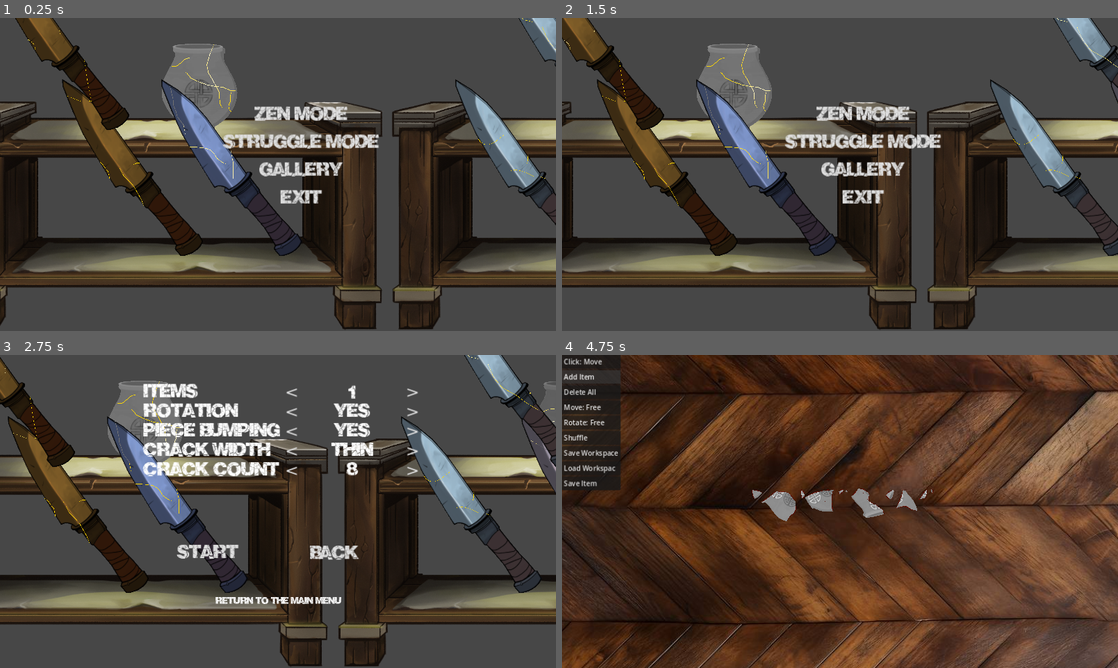
Above: before the commit, frames 1-4 (two rows, left to right).
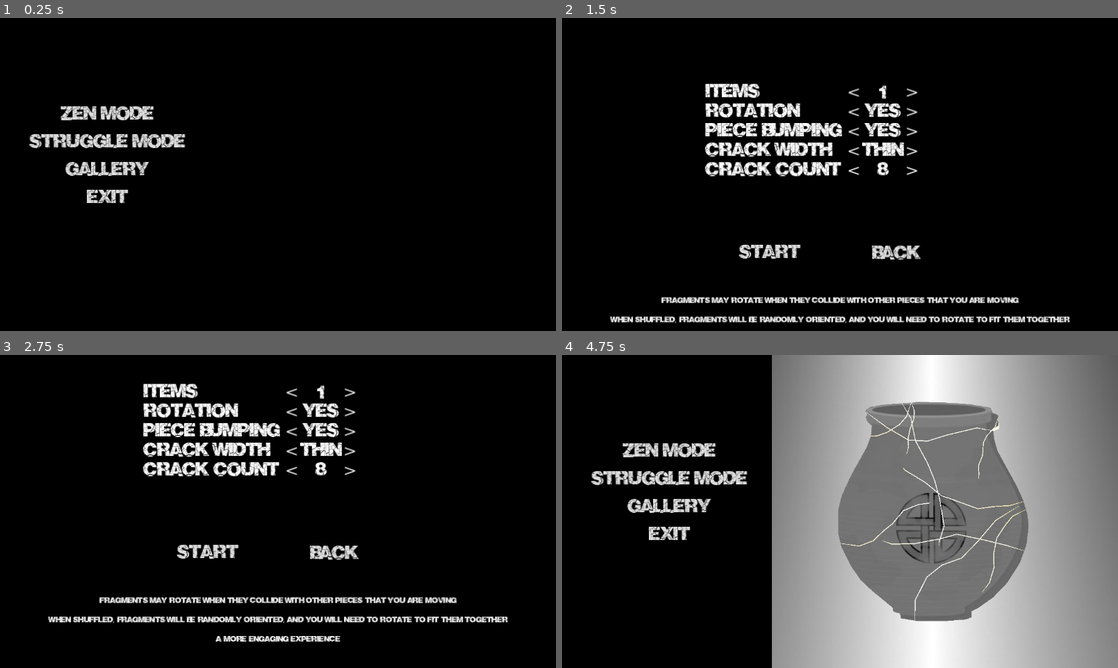
Above: after the commit, the same moments.

Repository: feyrkh/Exploratory
Game: Godot game, scene res://menu/main/TitleScreen.tscn
Same seed, same stepped clock (60 frames per second), same inputs: the game is played once before the commit and once after it.
Inputs (mouse positions are in pixels of both pictures, inside the frame that each line leads up to):
- Up to frame 1 (0.25 s): no input
- Up to frame 2 (1.5 s): click "Zen Mode" at 0.5 s; click (901, 218) at 1.25 s, where only the run before the commit has a clickable "Back"
- Up to frame 3 (2.75 s): click (300, 480) at 2 s, where only the run before the commit has a clickable "Struggle Mode"
- Up to frame 4 (4.75 s): click "Start" at 2.75 s; click (589, 376) at 3.5 s, where only the run before the commit has a clickable "Add Item"; tap Enter at 4.25 s; drag from (840, 455) to (589, 376) at 4.27 s

The runs differ from the first frame. In frame 1, 94% of the frame differs, in the area x 0-100%, y 0-100%; in frame 2, 94%; in frame 3, 92%; in frame 4, 99%.

Commit message:
New title screen

Diff:
--- a/menu/main/DemoTable.gd
+++ b/menu/main/DemoTable.gd
@@ -5,6 +5,7 @@
 var should_load_slowly = true
 
 func _ready():
+	Global.cleanup_all_items.connect(func():self.free())
 	var noise:FastNoiseLite = null
 	noise = FastNoiseLite.new()
 	noise.noise_type = FastNoiseLite.TYPE_PERLIN
@@ -14,7 +15,6 @@
 	noise.fractal_octaves = 8
 	noise.fractal_type = FastNoiseLite.FRACTAL_FBM
 	noise.seed = randf()
-	var tree_to_use
 	var num_items = randi_range(2, NUM_SLOTS)
 	num_items=NUM_SLOTS
 	var start_slot = randi_range(0, NUM_SLOTS-1)
--- a/menu/main/TitleScreen.gd
+++ b/menu/main/TitleScreen.gd
@@ -2,7 +2,7 @@
 
 const SETTINGS_PATH := "user://settings.cfg"
 
-var tables = []
+#var tables = []
 
 enum CrackWidth {HAIRLINE, THIN, MEDIUM, THICK}
 const crack_widths = {
@@ -35,20 +35,36 @@
 var config_file := ConfigFile.new()
 var mode := "zen"
 
+var next_bounding_box
+
+@onready var subviewport = find_child("SubViewport")
+@onready var spawn_start = find_child("ItemSpawn").global_position
+@onready var demo_start_pos = find_child("SubViewportContainer").position
+@onready var main_menu_start_pos = find_child("MainMenu").position
+@onready var option_menu_start_pos = find_child("OptionsContainer").position
+
+var demo_tween:Tween
+
+const LIT_TIME := 10
+
 # Called when the node enters the scene tree for the first time.
 func _ready():
+	subviewport.world_2d = get_world_2d()
+	#find_child("DisplayCamera").global_position = find_child("ItemSpawn").global_position
 	find_child("ContinueButton").visible = FileAccess.file_exists("user://save.dat")
 	find_child("MainMenu").visible = true
 	find_child("OptionsContainer").visible = false
 	load_config()
 	update_labels()
-	var offset = randi_range(800, 1000)
-	for i in range(5):
-		var new_table = load("res://menu/main/DemoTable.tscn").instantiate()
-		new_table.should_load_slowly = i > 2
-		add_child(new_table)
-		new_table.position = Vector2(i * 1000 + offset, 0)
-		tables.append(new_table)
+	await prepare_next_item(false)
+	update_item()
+	#var offset = randi_range(800, 1000)
+	#for i in range(5):
+		#var new_table = load("res://menu/main/DemoTable.tscn").instantiate()
+		#new_table.should_load_slowly = i > 2
+		#add_child(new_table)
+		#new_table.position = Vector2(i * 1000 + offset, 0)
+		#tables.append(new_table)
 
 func _unhandled_key_input(event):
 	if event.is_action_pressed("ui_cancel") and find_child("OptionsContainer").visible:
@@ -71,11 +87,12 @@
 	config_file.save(SETTINGS_PATH)
 
 func _process(delta):
-	if tables[0].position.x < -1000:
-		tables[0].position = Vector2(tables[0].position.x + ((tables.size()) * 1000), 0)
-		#tables.append(new_table)
-		#tables[0].queue_free()
-		tables.append(tables.pop_front())
+	pass
+	#if tables[0].position.x < -1000:
+		#tables[0].position = Vector2(tables[0].position.x + ((tables.size()) * 1000), 0)
+		##tables.append(new_table)
+		##tables[0].queue_free()
+		#tables.append(tables.pop_front())
 
 func _on_exit_button_pressed():
 	get_tree().quit()
@@ -135,8 +152,9 @@
 	update_labels()
 
 func _on_back_button_pressed():
+	restore_demo_view()
 	save_config()
-	find_child("OptionsContainer").visible = false
+	#find_child("OptionsContainer").visible = false
 	find_child("MainMenu").visible = true
 
 func _on_zen_button_pressed():
@@ -148,10 +166,11 @@
 	load_options_menu()
 
 func load_options_menu():
+	hide_demo_view()
 	load_config()
 	update_labels()
 	find_child("OptionsContainer").visible = true
-	find_child("MainMenu").visible = false
+	#find_child("MainMenu").visible = false
 
 func _on_start_button_pressed():
 	save_config()
@@ -230,3 +249,100 @@
 func _on_continue_button_pressed():
 	Global.next_scene_settings = {"mode":"continue"}
 	Global.change_scene("res://pottery/CleaningTable.tscn")
+
+func update_item():
+	var coverup = find_child("Coverup")
+	var display_area_size = coverup.get_rect()
+	if coverup.modulate.a == 0:
+		print("Fading out")
+		var tween = create_tween()
+		tween.tween_property(coverup, "modulate", Color(0, 0, 0, 1), 2.0).set_delay(1)
+		await tween.finished
+	for child in find_child("ItemSpawn").get_children():
+		child.queue_free()
+	transfer_prepared_item()
+
+	var tween = create_tween()
+	tween.tween_property(coverup, "modulate", Color(0, 0, 0, 0.0), 2.0).set_delay(1)
+	print("Fading in")
+	prepare_next_item()
+	await tween.finished
+	var timer := get_tree().create_timer(LIT_TIME)
+	await timer.timeout
+	call_deferred("update_item")
+
+func prepare_next_item(load_slowly=true):
+	var noise:FastNoiseLite = null
+	noise = FastNoiseLite.new()
+	noise.noise_type = FastNoiseLite.TYPE_PERLIN
+	noise.frequency = 0.1
+	noise.fractal_lacunarity = 2
+	noise.fractal_gain = 0.5
+	noise.fractal_octaves = 8
+	noise.fractal_type = FastNoiseLite.FRACTAL_FBM
+	noise.seed = randf()
+	var item := await ItemBuilder.build_random_item(null, load_slowly, noise if randf() < 0.3 else null, randf_range(0.1, 1.0))
+	item.is_display = true
+	find_child("ItemPreparation").add_child(item)
+	item.global_rotation = 0
+	next_bounding_box = item.bounding_box
+	item.position = -(item.bounding_box.size / 2 + item.bounding_box.position)
+
+	for j in range(randi_range(5, 12)):
+		item.random_scar()
+	if load_slowly: await(get_tree().process_frame)
+	await item.try_shatter(randf_range(0.5, 1.5), load_slowly)
+	if load_slowly: await(get_tree().process_frame)
+	for i in find_child("ItemPreparation").get_children():
+		if is_instance_valid(i) and i is ArcheologyItem:
+			i.build_glue_polygons(i.global_position, 99999999)
+			if load_slowly: await(get_tree().process_frame)
+
+func transfer_prepared_item():
+	var spawn = find_child("ItemSpawn")
+	spawn.global_position = spawn_start
+	var prep = find_child("ItemPreparation")
+	for child in spawn.get_children():
+		child.queue_free()
+	for child in prep.get_children():
+		var pos = child.position
+		prep.remove_child(child)
+		spawn.add_child(child)
+		child.position = pos
+
+	var available_space = Vector2(830, 720)
+	var used_space = next_bounding_box.size
+	var actual_scale = max(used_space.x / available_space.x, used_space.y / available_space.y)
+	var desired_zoom = 0.7 / actual_scale
+	find_child("DisplayCamera").zoom = Vector2(desired_zoom, desired_zoom)
+	var offset = Vector2(randf_range(100, 200), randf_range(100, 200))
+	if randf() < 0.5: offset.x = -offset.x
+	if randf() < 0.5: offset.y = -offset.y
+	find_child("DisplayCamera").global_position = spawn_start# - Vector2(415, 0)
+	#var camera_tween = create_tween()
+	#spawn.global_position = spawn_start - offset
+	#camera_tween.tween_property(spawn, "global_position", spawn_start + offset, LIT_TIME + 6)
+
+func hide_demo_view():
+	if demo_tween != null and demo_tween.is_running():
+		demo_tween.stop()
+	demo_tween = create_tween()
+	demo_tween.set_parallel(true)
+	demo_tween.tween_property(find_child("SubViewportContainer"), "position", Vector2(1280, 0), 1.0)
+	find_child("MainMenu").position = main_menu_start_pos
+	demo_tween.tween_property(find_child("MainMenu"), "position", main_menu_start_pos - Vector2(1280, 0), 1.0)
+	find_child("OptionsContainer").position = option_menu_start_pos + Vector2(0, 1280)
+	demo_tween.tween_property(find_child("OptionsContainer"), "position", option_menu_start_pos, 1.0)
+
+
+func restore_demo_view():
+	if demo_tween != null and demo_tween.is_running():
+		demo_tween.stop()
+	demo_tween = create_tween()
+	demo_tween.set_parallel(true)
+	demo_tween.tween_property(find_child("SubViewportContainer"), "position", demo_start_pos, 1.0)
+	demo_tween.tween_property(find_child("MainMenu"), "position", main_menu_start_pos, 1.0)
+	demo_tween.tween_property(find_child("OptionsContainer"), "position", option_menu_start_pos + Vector2(0, 1280), 1.0)
+
+func show_demo_view():
+	var tween = create_tween()
--- a/menu/main/TitleScreen.tscn
+++ b/menu/main/TitleScreen.tscn
@@ -1,13 +1,73 @@
-[gd_scene load_steps=3 format=3 uid="uid://cf3wlna5ki846"]
+[gd_scene load_steps=5 format=3 uid="uid://cf3wlna5ki846"]
 
 [ext_resource type="Script" path="res://menu/main/TitleScreen.gd" id="1_mpvbx"]
 [ext_resource type="Theme" uid="uid://p7fc7eiwupyw" path="res://theme/main_menu.tres" id="2_7feem"]
+[ext_resource type="Texture2D" uid="uid://b8ahj1h8tttqg" path="res://art/light_cone.png" id="3_y0o7f"]
+
+[sub_resource type="CanvasItemMaterial" id="CanvasItemMaterial_kd5ff"]
+light_mode = 2
 
 [node name="TitleScreen" type="Node2D"]
 script = ExtResource("1_mpvbx")
+metadata/_edit_vertical_guides_ = [450.0]
+
+[node name="SubViewportContainer" type="Control" parent="."]
+layout_mode = 3
+anchors_preset = 0
+offset_right = 40.0
+offset_bottom = 40.0
+
+[node name="VPC" type="SubViewportContainer" parent="SubViewportContainer"]
+offset_left = 215.0
+offset_right = 1495.0
+offset_bottom = 720.0
+
+[node name="SubViewport" type="SubViewport" parent="SubViewportContainer/VPC"]
+handle_input_locally = false
+size = Vector2i(1280, 720)
+render_target_update_mode = 4
+
+[node name="DisplayCamera" type="Camera2D" parent="SubViewportContainer/VPC/SubViewport"]
+position = Vector2(831.245, 2362)
+
+[node name="MenuBackground" type="ColorRect" parent="SubViewportContainer"]
+layout_mode = 2
+offset_left = -10.0
+offset_top = -10.0
+offset_right = 483.0
+offset_bottom = 729.0
+mouse_filter = 2
+color = Color(0, 0, 0, 1)
+
+[node name="DisplayView" type="Node2D" parent="."]
+position = Vector2(504, 2000)
+
+[node name="ColorRect" type="ColorRect" parent="DisplayView"]
+material = SubResource("CanvasItemMaterial_kd5ff")
+offset_left = -498.0
+offset_top = -1025.0
+offset_right = 1210.0
+offset_bottom = 1305.0
+
+[node name="PointLight2D" type="PointLight2D" parent="DisplayView"]
+position = Vector2(343.5, 135.67)
+scale = Vector2(3.31445, 4.48567)
+energy = 0.0
+texture = ExtResource("3_y0o7f")
+height = 350.0
+
+[node name="ItemSpawn" type="Node2D" parent="DisplayView"]
+position = Vector2(327, 363)
+
+[node name="Coverup" type="ColorRect" parent="DisplayView"]
+offset_left = -557.0
+offset_top = -1073.0
+offset_right = 1240.0
+offset_bottom = 1351.0
+mouse_filter = 2
+color = Color(0, 0, 0, 1)
 
 [node name="OptionsContainer" type="Control" parent="."]
-visible = false
 layout_mode = 3
 anchors_preset = 0
 offset_left = 512.0
@@ -16,11 +76,11 @@
 offset_bottom = 684.0
 
 [node name="OptionsGrid" type="GridContainer" parent="OptionsContainer"]
-layout_mode = 0
+layout_mode = 2
 offset_left = -182.0
 offset_top = -619.0
-offset_right = 453.0
-offset_bottom = -25.0
+offset_right = 301.0
+offset_bottom = -353.0
 columns = 4
 metadata/_edit_lock_ = true
 
@@ -168,7 +228,7 @@
 layout_mode = 2
 offset_left = -104.0
 offset_top = -249.0
-offset_right = 36.0
+offset_right = 512.0
 offset_bottom = -210.0
 focus_mode = 0
 theme = ExtResource("2_7feem")
@@ -179,7 +239,7 @@
 layout_mode = 2
 offset_left = 202.0
 offset_top = -247.0
-offset_right = 344.0
+offset_right = 818.0
 offset_bottom = -208.0
 focus_mode = 0
 theme = ExtResource("2_7feem")
@@ -187,20 +247,20 @@
 alignment = 0
 
 [node name="HoverDescription" type="Label" parent="OptionsContainer"]
-layout_mode = 0
+layout_mode = 2
 offset_left = -511.0
 offset_top = -128.0
-offset_right = 2049.0
-offset_bottom = 170.0
-scale = Vector2(0.5, 0.5)
-theme = ExtResource("2_7feem")
+offset_right = 767.0
+offset_bottom = -89.0
+theme = ExtResource("2_7feem")
+theme_override_font_sizes/font_size = 16
 horizontal_alignment = 1
 
 [node name="MainMenu" type="VBoxContainer" parent="."]
-offset_left = 514.0
-offset_top = 193.0
-offset_right = 802.0
-offset_bottom = 509.0
+offset_left = 68.0
+offset_top = 192.0
+offset_right = 426.0
+offset_bottom = 508.0
 
 [node name="ContinueButton" type="Button" parent="MainMenu"]
 custom_minimum_size = Vector2(0, 60)
@@ -249,6 +309,12 @@
 theme = ExtResource("2_7feem")
 text = "Exit"
 metadata/_edit_lock_ = true
+
+[node name="Camera2D" type="Camera2D" parent="."]
+anchor_mode = 0
+
+[node name="ItemPreparation" type="Node2D" parent="."]
+position = Vector2(-1827, -453)
 
 [connection signal="mouse_entered" from="OptionsContainer/OptionsGrid/ItemCountLabel" to="." method="_on_item_count_label_mouse_entered"]
 [connection signal="mouse_entered" from="OptionsContainer/OptionsGrid/ItemCountDecrease" to="." method="_on_item_count_label_mouse_entered"]
--- a/pottery/ArcheologyItem.gd
+++ b/pottery/ArcheologyItem.gd
@@ -21,6 +21,7 @@
 var reset_rotation = null
 var bounding_box:Rect2
 var loading:bool = false
+var adjusted_scale := 1.0
 ## This item is being used for display only and can't be interacted with
 var is_display:bool = false:
 	set(val):
@@ -309,7 +310,8 @@
 		total_edge_length += collision.polygon[i].distance_to(collision.polygon[j])
 	if _gallery_mode:
 		return 1
-	polygon.uv = collision.polygon
+	if polygon.uv == null or polygon.uv.size() == 0:
+		polygon.uv = collision.polygon
 	var scar_trim_poly = Geometry2D.offset_polygon(collision.polygon, shatter_size+0.05)
 	for scar in scars.get_children():
 		scar.refresh_scar_path(collision.polygon)
@@ -417,7 +419,7 @@
 		set_deferred("freeze", Global.freeze_pieces)
 	if target_pos != null:
 		var desired_motion = drag_start_item - global_position + target_pos - drag_start_mouse
-		state.linear_velocity = desired_motion * 25
+		state.linear_velocity = desired_motion * 5
 	if target_rot != null:
 		var item_center = to_global(center_of_mass)
 		var mouse_cursor = get_global_mouse_position()
@@ -850,12 +852,13 @@
 	Global.save_to_gallery.emit(self)
 
 func adjust_scale(scale_change:float):
+	adjusted_scale = scale_change
 	for child in get_children():
 		if child is Polygon2D or child is CollisionPolygon2D:
 			child.position *= scale_change
+			child.polygon = _adjust_polygon_scale(child.polygon, scale_change)
 			if "uv" in child:
-				child.uv = PackedVector2Array(child.polygon)
-			child.polygon = _adjust_polygon_scale(child.polygon, scale_change)
+				child.uv = _adjust_polygon_scale(child.polygon, 1.0/adjusted_scale)
 	for child in $Scars.get_children():
 		child.position *= scale_change
 		child.adjust_scale(scale_change)
--- a/pottery/CleaningTable.tscn
+++ b/pottery/CleaningTable.tscn
@@ -58,6 +58,7 @@
 alignment = 0
 
 [node name="DeleteAllButton" type="Button" parent="CanvasLayer/PanelContainer/HBoxContainer"]
+visible = false
 layout_mode = 2
 focus_mode = 0
 toggle_mode = true
@@ -105,12 +106,14 @@
 alignment = 0
 
 [node name="SaveButton" type="Button" parent="CanvasLayer/PanelContainer/HBoxContainer"]
+visible = false
 layout_mode = 2
 focus_mode = 0
 text = "Save Workspace"
 alignment = 0
 
 [node name="LoadButton" type="Button" parent="CanvasLayer/PanelContainer/HBoxContainer"]
+visible = false
 layout_mode = 2
 focus_mode = 0
 text = "Load Workspace"
--- a/pottery/ItemShardEdgeLine.tscn
+++ b/pottery/ItemShardEdgeLine.tscn
@@ -12,4 +12,5 @@
 default_color = Color(0.454902, 0.192157, 0.137255, 1)
 texture = ExtResource("1_a0b8r")
 texture_mode = 1
+antialiased = true
 script = ExtResource("2_5g4ha")
--- a/project.godot
+++ b/project.godot
@@ -139,6 +139,6 @@
 
 textures/canvas_textures/default_texture_filter=2
 renderer/rendering_method="mobile"
-environment/defaults/default_clear_color=Color(0.278431, 0.278431, 0.278431, 1)
+environment/defaults/default_clear_color=Color(0, 0, 0, 1)
 anti_aliasing/quality/msaa_2d=2
 anti_aliasing/quality/screen_space_aa=1
--- a/util/ItemBuilder.gd
+++ b/util/ItemBuilder.gd
@@ -260,6 +260,7 @@
 	retval.find_child("Polygon2D").save_data = save_data
 
 	collider_scene.queue_free()
+	print("Item complete")
 	return retval
 
 func reload_definitions():
Binary file added: art/light_cone.png
Not shown, added: art/light_cone.png.import
